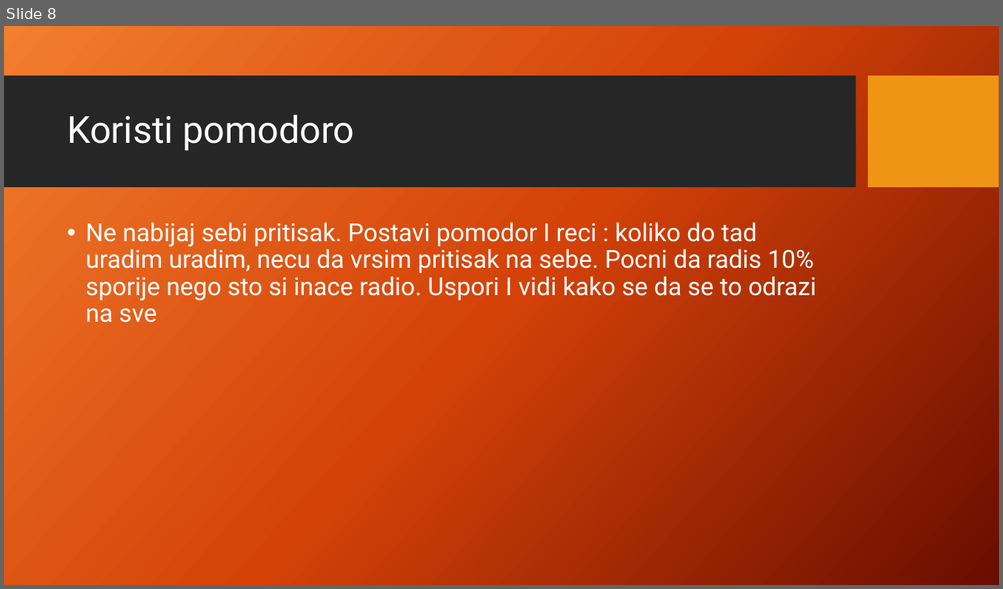
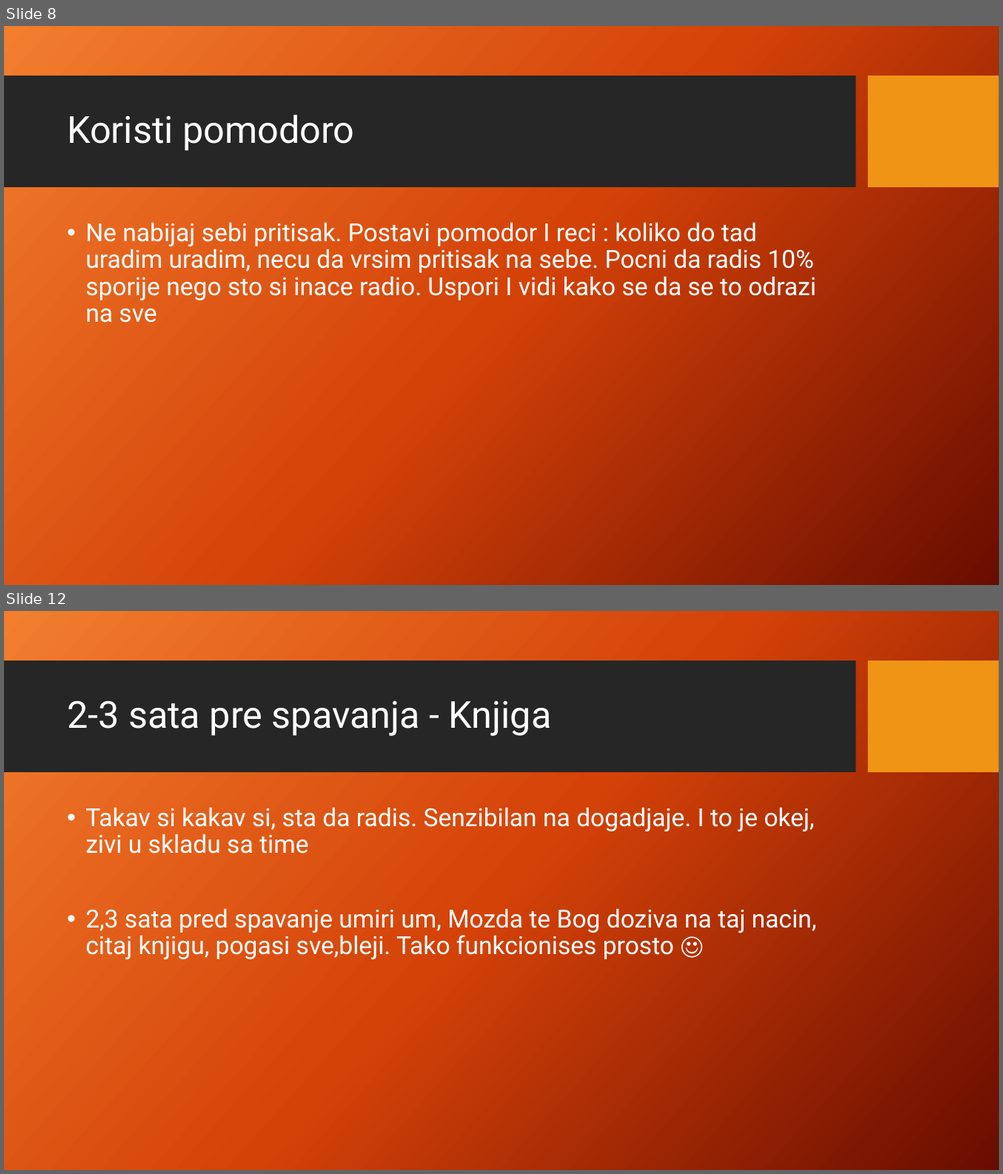
Before and after one commit to mladenpopovic808/Fundamenti, a slide deck: Fundamenti zivota.pptx. Shown one above the other, each under a label of ours: slide 8 before the commit, slides 8 and 12 after it; the slides between them are not shown. The pictures are 1003x589 and 1003x1174 pixels, drawn with LibreOffice and Linux fonts; fonts in the diff are those of the drawing; background and template pictures are left out. Boxes give left, top, right and bottom in pixels: in the first picture for what was removed or moved away, otherwise in the second. Text is boxed around its words. In the diff, an @@ line names an element or a change of style, - is before the commit and + after.

```diff
--- a/Fundamenti zivota.pptx
+++ b/Fundamenti zivota.pptx
@@ slide 12 added at [4,611,999,1170], background picture (left out); not listed: 2 template elements that a slide beside it also shows @@
@@ title added at [67,701,552,736], 36 pt, text #FFFFFF @@
+2-3 sata pre spavanja - Knjiga
@@ text added at [85,807,817,960], 24 pt, text #FFFFFF @@
+• Takav si kakav si, sta da radis. Senzibilan na dogadjaje. I to je okej, zivi u skladu sa time
+• 2,3 sata pred spavanje umiri um, Mozda te Bog doziva na taj nacin, citaj knjigu, pogasi sve,bleji. Tako funkcionises prosto ☺
```
Also in this commit, not shown: 3 other slides added.
